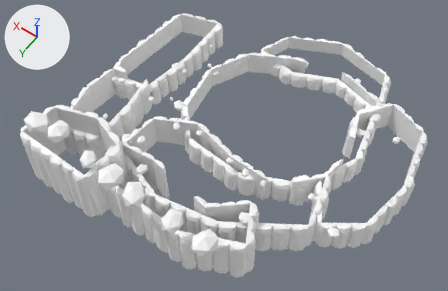
Before and after pictures for a commit that changed the glTF model assets/models/greystone/reference_v5/cliffs.glb.
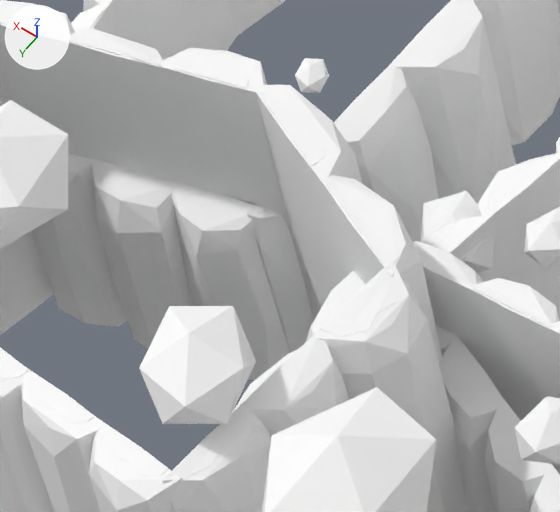
The first picture shows the older version from a camera (50 mm lens) standing at (-64.8, 111.6, 148.0) and looking at (1.7, 18.4, 1.7). The close-ups show the older and then the newer version on the part from 13% to 32% of the width and 36% to 62% of the height of that picture. Only the edits that show in the close-ups are written down. Arrows for +X, +Y and +Z are at upper left; the lights stay in place.
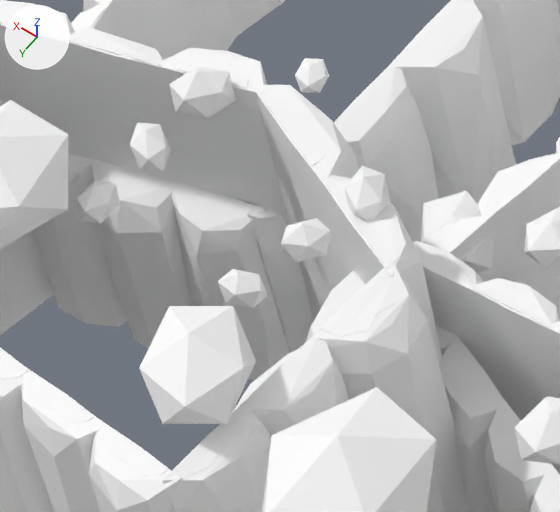
Edits to the bpy script that builds the scene:
```text
Change mat_stone:
    where n0 = _N.new('ShaderNodeBsdfPrincipled'); n0.name = 'Principled BSDF'
    add n0.inputs[0].default_value = (1.0, 1.0, 1.0, 1.0)  # 'Base Color', white #ffffff
    remove n2 = _N.new('ShaderNodeVertexColor'); n2.name = 'Color Attribute'
    remove _L.new(n2.outputs[0], n0.inputs[0])  # 'Color' to 'Base Color'
Add mat_stone_001:
    mat_stone_001 = bpy.data.materials.new('stone.001')
    mat_stone_001.use_nodes = True; mat_stone_001.node_tree.nodes.clear()
    _N = mat_stone_001.node_tree.nodes; _L = mat_stone_001.node_tree.links
    n0 = _N.new('ShaderNodeBsdfPrincipled'); n0.name = 'Principled BSDF'
    n0.inputs[2].default_value = 0.94  # 'Roughness'
    n1 = _N.new('ShaderNodeOutputMaterial'); n1.name = 'Material Output'
    n2 = _N.new('ShaderNodeVertexColor'); n2.name = 'Color Attribute'
    _L.new(n0.outputs[0], n1.inputs[0])  # 'BSDF' to 'Surface'
    _L.new(n2.outputs[0], n0.inputs[0])  # 'Color' to 'Base Color'
Change me_eastupperbank_rockface_007_shouldered:
    where me_eastupperbank_rockface_007_shouldered.from_pydata(...)  # 20 vertices, 36 faces; spans x 39.78..44.4, y 41.71..44.16, z -5.0..5.97
    remove me_eastupperbank_rockface_007_shouldered.materials.append(mat_stone)
    add me_eastupperbank_rockface_007_shouldered.materials.append(mat_stone_001)
Change me_eastupperbank_rockface_008_shouldered:
    where me_eastupperbank_rockface_008_shouldered.from_pydata(...)  # 19 vertices, 34 faces; spans x 35.66..40.34, y 40.71..43.55, z -5.0..5.97
    remove me_eastupperbank_rockface_008_shouldered.materials.append(mat_stone)
    add me_eastupperbank_rockface_008_shouldered.materials.append(mat_stone_001)
Change me_eastupperbank_rockface_009_shouldered:
    where me_eastupperbank_rockface_009_shouldered.from_pydata(...)  # 20 vertices, 36 faces; spans x 31.78..36.34, y 39.71..42.44, z -5.0..5.97
    remove me_eastupperbank_rockface_009_shouldered.materials.append(mat_stone)
    add me_eastupperbank_rockface_009_shouldered.materials.append(mat_stone_001)
Change me_eastupperbank_rockface_010_shouldered:
    where me_eastupperbank_rockface_010_shouldered.from_pydata(...)  # 19 vertices, 34 faces; spans x 30.4..32.59, y 34.66..40.55, z -5.0..5.97
    remove me_eastupperbank_rockface_010_shouldered.materials.append(mat_stone)
    add me_eastupperbank_rockface_010_shouldered.materials.append(mat_stone_001)
Change me_eastupperbank_rockface_011_shouldered:
    where me_eastupperbank_rockface_011_shouldered.from_pydata(...)  # 21 vertices, 38 faces; spans x 30.6..32.92, y 29.66..35.47, z -5.0..5.97
    remove me_eastupperbank_rockface_011_shouldered.materials.append(mat_stone)
    add me_eastupperbank_rockface_011_shouldered.materials.append(mat_stone_001)
Change me_mineridge_rockface_007_shouldered:
    where me_mineridge_rockface_007_shouldered.from_pydata(...)  # 17 vertices, 30 faces; spans x 18.7..23.26, y 38.1..40.25, z -5.0..9.97
    remove me_mineridge_rockface_007_shouldered.materials.append(mat_stone)
    add me_mineridge_rockface_007_shouldered.materials.append(mat_stone_001)
Change me_waterfallcliff_rockface_shouldered:
    where me_waterfallcliff_rockface_shouldered.from_pydata(...)  # 17 vertices, 30 faces; spans x 19.7..26.0, y 39.6..43.4, z -5.0..14.0
    remove me_waterfallcliff_rockface_shouldered.materials.append(mat_stone)
    add me_waterfallcliff_rockface_shouldered.materials.append(mat_stone_001)
Change me_waterfallcliff_rockface_001_shouldered:
    where me_waterfallcliff_rockface_001_shouldered.from_pydata(...)  # 18 vertices, 32 faces; spans x 25.2..31.5, y 37.5..41.4, z -5.0..14.0
    remove me_waterfallcliff_rockface_001_shouldered.materials.append(mat_stone)
    add me_waterfallcliff_rockface_001_shouldered.materials.append(mat_stone_001)
Change me_waterfallcliff_rockface_002_shouldered:
    where me_waterfallcliff_rockface_002_shouldered.from_pydata(...)  # 17 vertices, 30 faces; spans x 30.6..35.6, y 37.4..40.6, z -5.0..14.0
    remove me_waterfallcliff_rockface_002_shouldered.materials.append(mat_stone)
    add me_waterfallcliff_rockface_002_shouldered.materials.append(mat_stone_001)
Change me_waterfallcliff_rockface_003_shouldered:
    where me_waterfallcliff_rockface_003_shouldered.from_pydata(...)  # 19 vertices, 34 faces; spans x 35.0..39.9, y 39.3..42.0, z -5.0..14.0
    remove me_waterfallcliff_rockface_003_shouldered.materials.append(mat_stone)
    add me_waterfallcliff_rockface_003_shouldered.materials.append(mat_stone_001)
Change me_waterfallcliff_rockface_004_shouldered:
    where me_waterfallcliff_rockface_004_shouldered.from_pydata(...)  # 20 vertices, 36 faces; spans x 39.3..44.2, y 40.2..43.3, z -5.0..14.0
    remove me_waterfallcliff_rockface_004_shouldered.materials.append(mat_stone)
    add me_waterfallcliff_rockface_004_shouldered.materials.append(mat_stone_001)
Add ob_cascadelipboulders:
    ob_cascadelipboulders = bpy.data.objects.new('CascadeLipBoulders', me_cascadelipboulders)  # 72 vertices, 120 faces; spans x 22.29..33.89, y 39.42..48.44, z 12.65..15.35; in mat_stone (white #ffffff)
    ob_cascadelipboulders.location = (0.0, 0.0, 0.0)
```

Where the change shows, as pixel boxes [x1, y1, x2, y2] in the close-ups (560 x 512 px):
'CascadeLipBoulders', added: after [77, 67, 390, 309]
'RiverbankBoulders', now drawn (mostly hidden): after [513, 280, 527, 285]
